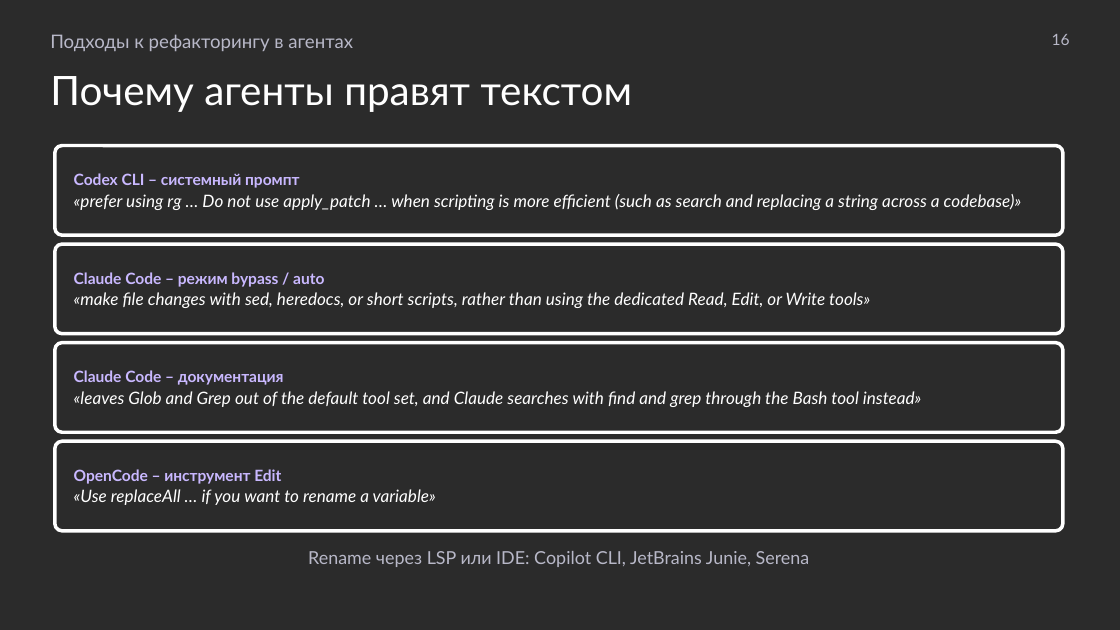
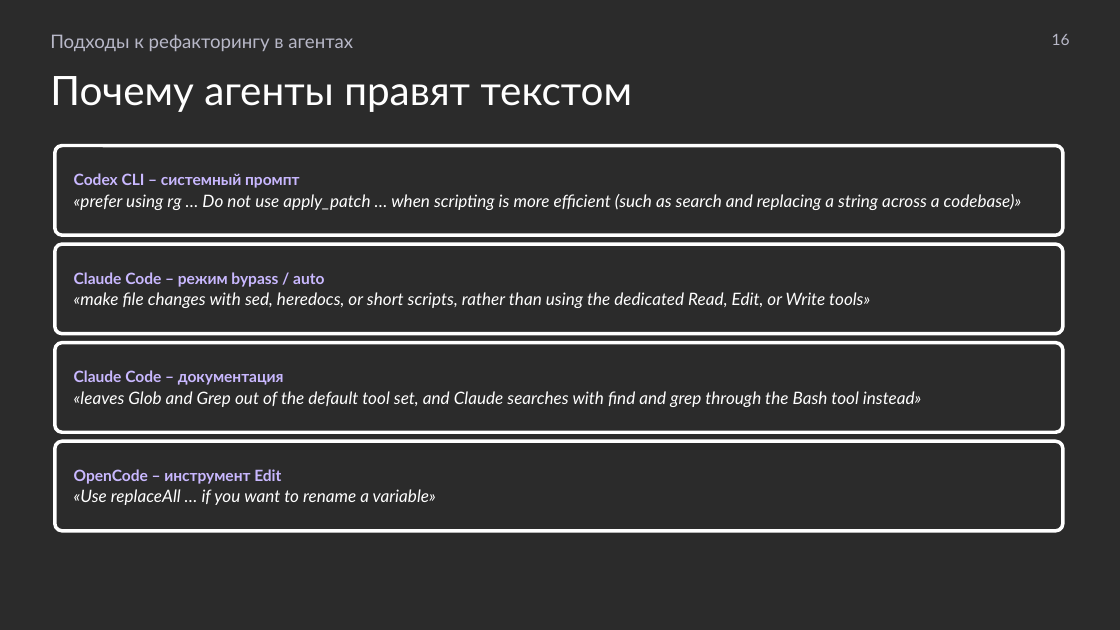
Before and after one commit to MchKosticyn/ide-refactoring-in-ai-agents, a slide deck: slide 16 of Доклад_ Рефакторинг в ИИ-агентах.pptx. Drawn at 1120x630 pixels with LibreOffice and Linux fonts; fonts in the diff are those of the drawing; background and template pictures are left out; a plain dark background stands for a picture behind light text. Boxes give left, top, right and bottom in pixels: in the first picture for what was removed or moved away, otherwise in the second. Text is boxed around its words. In the diff, an @@ line names an element or a change of style, - is before the commit and + after.

```diff
--- a/Доклад_ Рефакторинг в ИИ-агентах.pptx
+++ b/Доклад_ Рефакторинг в ИИ-агентах.pptx
@@ text removed at (x1=308, y1=551, x2=810, y2=567) @@
-Rename через LSP или IDE: Copilot CLI, JetBrains Junie, Serena
```
Also in this commit, not shown: 26 other slides changed, 1 slide removed, 1 other file.
